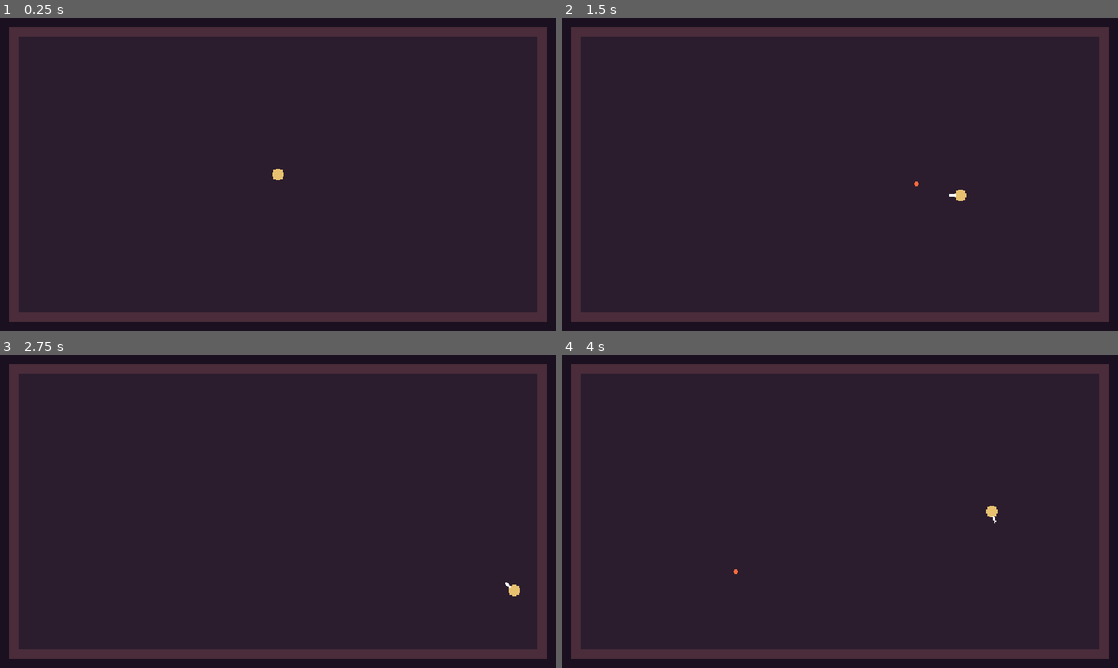
Above: before the commit, frames 1-4 (two rows, left to right).
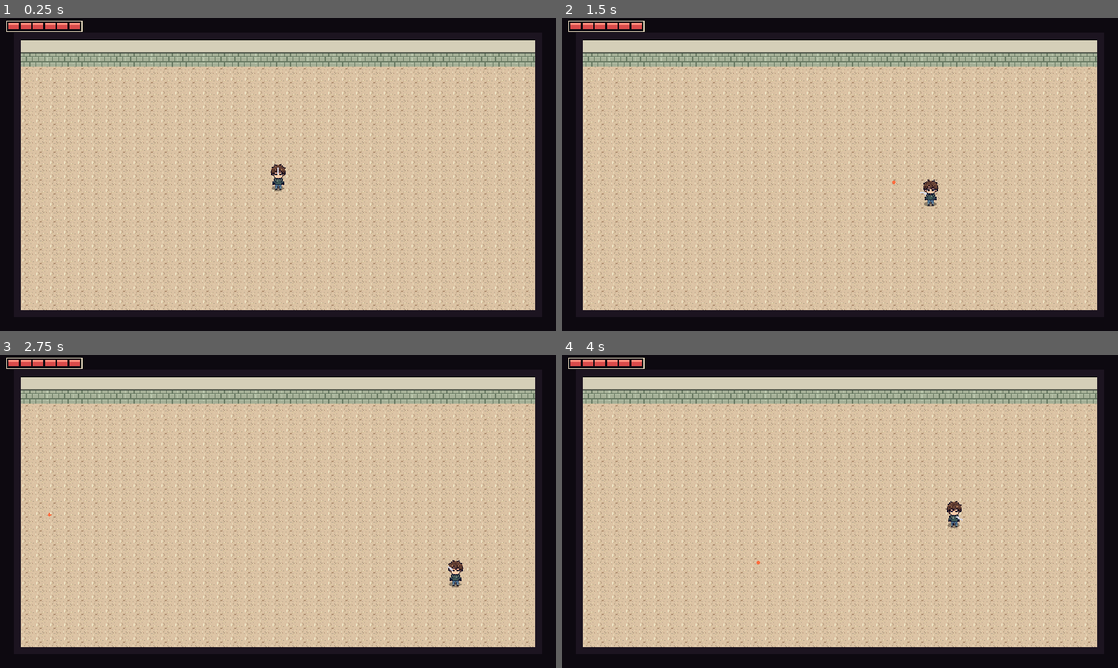
Above: after the commit, the same moments.

Repository: JorgeVitor30/iferno
Game: Godot game, scene res://scenes/main.tscn
Two runs of this game, one before a commit and one after it. Both use one fixed random seed, a clock stepped at 60 frames per second and the inputs below.
Inputs (mouse positions are in pixels of both pictures, inside the frame that each line leads up to):
- Up to frame 1 (0.25 s): no input
- Up to frame 2 (1.5 s): tap Enter at 0.5 s; move the mouse to (962, 158) at 0.52 s; hold D (move_right) 0.53-1.28 s; tap Space (dodge) at 0.6 s; move the mouse to (728, 190) at 1.27 s; hold S (move_down) from 1.28 s (still down); click (728, 190) at 1.35 s
- Up to frame 3 (2.75 s): move the mouse to (333, 442) at 2.02 s; release S (move_down) at 2.03 s; hold D (move_right) from 2.03 s (still down); tap Space (dodge) at 2.1 s
- Up to frame 4 (4 s): move the mouse to (812, 574) at 2.77 s; release D (move_right) at 2.78 s; hold W (move_up) 2.78-3.53 s; click (812, 574) at 2.85 s; move the mouse to (1006, 558) at 3.52 s; hold A (move_left) from 3.53 s (still down); tap Space (dodge) at 3.6 s

The runs differ from the first frame. In frame 1, 89% of the frame differs, in the area x 1-99%, y 0-98%; in frame 2, 89%; in frame 3, 89%; in frame 4, 89%.

Commit message:
feat(player): usa sprites na sala, afasta a câmera e adiciona barra de vida
- Resolução base 640x360 e estudante com 30px de altura
- 6 pontos de vida, invencibilidade após hit e durante o roll
- Barra de vida no HUD; tecla H causa dano para teste

Co-Authored-By: Claude Opus 5.5 <noreply@anthropic.com>

Diff:
--- a/project.godot
+++ b/project.godot
@@ -7,10 +7,10 @@
 config/features=PackedStringArray("4.7", "GL Compatibility")
 
 [display]
-window/size/viewport_width=480
-window/size/viewport_height=270
-window/size/window_width_override=1440
-window/size/window_height_override=810
+window/size/viewport_width=640
+window/size/viewport_height=360
+window/size/window_width_override=1280
+window/size/window_height_override=720
 window/stretch/mode="viewport"
 window/stretch/scale_mode="integer"
 
@@ -20,6 +20,7 @@
 move_up={"deadzone": 0.2, "events": [Object(InputEventKey,"physical_keycode":87)]}
 move_down={"deadzone": 0.2, "events": [Object(InputEventKey,"physical_keycode":83)]}
 dodge={"deadzone": 0.2, "events": [Object(InputEventKey,"physical_keycode":32), Object(InputEventMouseButton,"button_index":2)]}
+debug_hit={"deadzone": 0.2, "events": [Object(InputEventKey,"physical_keycode":72)]}
 shoot={"deadzone": 0.2, "events": [Object(InputEventMouseButton,"button_index":1)]}
 
 [rendering]
--- a/scenes/main.tscn
+++ b/scenes/main.tscn
@@ -1,10 +1,20 @@
-[gd_scene load_steps=3 format=3]
+[gd_scene load_steps=4 format=3]
 
 [ext_resource type="Script" path="res://scripts/main.gd" id="1"]
 [ext_resource type="PackedScene" path="res://scenes/player.tscn" id="2"]
+[ext_resource type="Script" path="res://scripts/health_bar.gd" id="3"]
 
 [node name="Main" type="Node2D"]
 script = ExtResource("1")
 
 [node name="Player" parent="." instance=ExtResource("2")]
-position = Vector2(240, 135)
+position = Vector2(320, 196)
+
+[node name="HUD" type="CanvasLayer" parent="."]
+
+[node name="HealthBar" type="Control" parent="HUD"]
+offset_left = 8.0
+offset_top = 4.0
+offset_right = 108.0
+offset_bottom = 16.0
+script = ExtResource("3")
--- a/scenes/player.tscn
+++ b/scenes/player.tscn
@@ -1,6 +1,7 @@
-[gd_scene load_steps=3 format=3]
+[gd_scene load_steps=4 format=3]
 
 [ext_resource type="Script" path="res://scripts/player.gd" id="1"]
+[ext_resource type="Texture2D" path="res://assets/sprites/student_small.png" id="2"]
 
 [sub_resource type="CircleShape2D" id="1"]
 radius = 5.0
@@ -10,3 +11,12 @@
 
 [node name="CollisionShape2D" type="CollisionShape2D" parent="."]
 shape = SubResource("1")
+
+[node name="Sprite2D" type="Sprite2D" parent="."]
+position = Vector2(0, -13)
+texture = ExtResource("2")
+
+[node name="Gun" type="Line2D" parent="."]
+points = PackedVector2Array(0, 0, 0, 0)
+width = 2.0
+default_color = Color(0.85, 0.85, 0.9, 1)
--- /dev/null
+++ b/scripts/health_bar.gd
@@ -0,0 +1,32 @@
+extends Control
+## Barra de vida em segmentos (1 segmento = 1 hit).
+
+const SEG_SIZE := Vector2(12, 7)
+const GAP := 2.0
+const PAD := 2.0
+const COLOR_FULL := Color("d94a4a")
+const COLOR_SHINE := Color("ff8a7a")
+const COLOR_EMPTY := Color("3a2230")
+const COLOR_FRAME := Color("0d0910")
+const COLOR_BORDER := Color("e8dcc0")
+
+var max_hp := 6
+var hp := 6
+
+func set_health(new_hp: int, new_max: int) -> void:
+	hp = new_hp
+	max_hp = new_max
+	queue_redraw()
+
+func _draw() -> void:
+	var w := PAD * 2 + max_hp * SEG_SIZE.x + (max_hp - 1) * GAP
+	var h := PAD * 2 + SEG_SIZE.y
+	draw_rect(Rect2(-1, -1, w + 2, h + 2), COLOR_BORDER)
+	draw_rect(Rect2(0, 0, w, h), COLOR_FRAME)
+	for i in max_hp:
+		var pos := Vector2(PAD + i * (SEG_SIZE.x + GAP), PAD)
+		if i < hp:
+			draw_rect(Rect2(pos, SEG_SIZE), COLOR_FULL)
+			draw_rect(Rect2(pos, Vector2(SEG_SIZE.x, 2)), COLOR_SHINE)
+		else:
+			draw_rect(Rect2(pos, SEG_SIZE), COLOR_EMPTY)
--- a/scripts/main.gd
+++ b/scripts/main.gd
@@ -1,15 +1,38 @@
 extends Node2D
-## Sala de teste: chão + paredes com colisão (placeholder até termos tileset).
+## Sala de teste no estilo 3/4 (tipo top-down com paredes "em pé").
+## A parede de cima mostra a face frontal; laterais e de baixo mostram só o topo escuro.
 
-const ROOM := Rect2(16, 16, 448, 238)
-const WALL := 8.0
+const FLOOR_TEX := preload("res://assets/tilesets/floor_tile.png")
+const WALL_TEX := preload("res://assets/tilesets/wall_front.png")
+
+const ROOM := Rect2(24, 56, 592, 280)  # área de chão andável
+const WALL_FACE_H := 31.0              # altura da face da parede de cima
+const CAP := 8.0                       # espessura do topo escuro das paredes
+const CAP_COLOR := Color("1c1420")
 
 func _ready() -> void:
+	$Player.health_changed.connect($HUD/HealthBar.set_health)
+	$HUD/HealthBar.set_health($Player.hp, $Player.max_hp)
+	_add_tiled_sprite(FLOOR_TEX, ROOM)
+	_add_tiled_sprite(WALL_TEX, Rect2(ROOM.position.x, ROOM.position.y - WALL_FACE_H, ROOM.size.x, WALL_FACE_H))
+
 	var r := ROOM
-	_add_wall(Rect2(r.position.x - WALL, r.position.y - WALL, r.size.x + WALL * 2, WALL)) # cima
-	_add_wall(Rect2(r.position.x - WALL, r.end.y, r.size.x + WALL * 2, WALL))           # baixo
-	_add_wall(Rect2(r.position.x - WALL, r.position.y, WALL, r.size.y))                 # esquerda
-	_add_wall(Rect2(r.end.x, r.position.y, WALL, r.size.y))                             # direita
+	# Colisões: a de cima cobre a face da parede, as outras ficam no topo escuro.
+	_add_wall(Rect2(r.position.x - CAP, r.position.y - WALL_FACE_H - CAP, r.size.x + CAP * 2, WALL_FACE_H + CAP))
+	_add_wall(Rect2(r.position.x - CAP, r.end.y, r.size.x + CAP * 2, CAP))
+	_add_wall(Rect2(r.position.x - CAP, r.position.y - WALL_FACE_H, CAP, r.size.y + WALL_FACE_H))
+	_add_wall(Rect2(r.end.x, r.position.y - WALL_FACE_H, CAP, r.size.y + WALL_FACE_H))
+
+func _add_tiled_sprite(tex: Texture2D, rect: Rect2) -> void:
+	var s := Sprite2D.new()
+	s.texture = tex
+	s.centered = false
+	s.texture_repeat = CanvasItem.TEXTURE_REPEAT_ENABLED
+	s.region_enabled = true
+	s.region_rect = Rect2(Vector2.ZERO, rect.size)
+	s.position = rect.position
+	add_child(s)
+	move_child(s, 0) # desenha antes do jogador
 
 func _add_wall(rect: Rect2) -> void:
 	var body := StaticBody2D.new()
@@ -22,6 +45,8 @@
 	add_child(body)
 
 func _draw() -> void:
-	draw_rect(Rect2(Vector2.ZERO, Vector2(480, 270)), Color("1a1020"))
-	draw_rect(ROOM.grow(WALL), Color("4a2c3a"))
-	draw_rect(ROOM, Color("2b1d2e"))
+	# Fundo + topo escuro das paredes (desenhado atrás do chão e da face).
+	draw_rect(Rect2(Vector2.ZERO, Vector2(640, 360)), Color("0d0910"))
+	var outer := Rect2(ROOM.position.x - CAP, ROOM.position.y - WALL_FACE_H - CAP,
+		ROOM.size.x + CAP * 2, ROOM.size.y + WALL_FACE_H + CAP * 2)
+	draw_rect(outer, CAP_COLOR)
--- a/scripts/player.gd
+++ b/scripts/player.gd
@@ -2,6 +2,12 @@
 ## Jogador: WASD anda, mouse mira, botão esquerdo atira, espaço/botão direito = dodge roll.
 
 const BULLET := preload("res://scenes/bullet.tscn")
+
+signal health_changed(hp: int, max_hp: int)
+signal died
+
+@export var max_hp := 6
+@export var invuln_time := 0.8 # invencibilidade depois de tomar hit
 
 @export var speed := 90.0
 @export var roll_speed := 190.0
@@ -11,6 +17,29 @@
 var _roll_timer := 0.0
 var _roll_dir := Vector2.ZERO
 var _fire_cd := 0.0
+var _invuln_timer := 0.0
+var hp := 0
+
+func _ready() -> void:
+	hp = max_hp
+	health_changed.emit(hp, max_hp)
+
+func take_damage(amount: int = 1) -> void:
+	if hp <= 0 or is_rolling() or _invuln_timer > 0.0:
+		return
+	hp = max(hp - amount, 0)
+	_invuln_timer = invuln_time
+	health_changed.emit(hp, max_hp)
+	if hp == 0:
+		_die()
+
+func _die() -> void:
+	set_physics_process(false)
+	$Sprite2D.modulate = Color(1, 0.3, 0.3)
+	died.emit()
+	# Por enquanto: reinicia a sala depois de 1s.
+	await get_tree().create_timer(1.0).timeout
+	get_tree().reload_current_scene()
 
 func is_rolling() -> bool:
 	return _roll_timer > 0.0 # use isso pra invencibilidade no roll
@@ -18,6 +47,9 @@
 func _physics_process(delta: float) -> void:
 	var input := Input.get_vector("move_left", "move_right", "move_up", "move_down")
 	_fire_cd -= delta
+	_invuln_timer = max(_invuln_timer - delta, 0.0)
+	if Input.is_action_just_pressed("debug_hit"): # H = tomar dano (teste)
+		take_damage()
 	if is_rolling():
 		_roll_timer -= delta
 		velocity = _roll_dir * roll_speed
@@ -29,18 +61,26 @@
 		elif Input.is_action_pressed("shoot") and _fire_cd <= 0.0:
 			_shoot()
 	move_and_slide()
-	queue_redraw()
 
 func _shoot() -> void:
 	_fire_cd = fire_rate
 	var dir := (get_global_mouse_position() - global_position).normalized()
 	var b := BULLET.instantiate()
-	b.global_position = global_position + dir * 8.0
+	b.global_position = global_position + Vector2(0, -12) + dir * 12.0
 	b.direction = dir
 	get_parent().add_child(b)
 
+func _process(_delta: float) -> void:
+	var aim := (get_global_mouse_position() - global_position).normalized()
+	$Sprite2D.flip_h = aim.x < 0.0
+	if hp > 0:
+		var blink := _invuln_timer > 0.0 and int(_invuln_timer * 20.0) % 2 == 0
+		$Sprite2D.modulate.a = 0.5 if is_rolling() or blink else 1.0
+	# "Arma" placeholder: linha saindo da altura da mão.
+	var hand := Vector2(0, -12)
+	$Gun.points = PackedVector2Array([hand + aim * 4.0, hand + aim * 12.0])
+
 func _draw() -> void:
-	var body_color := Color("e8c170", 0.5 if is_rolling() else 1.0)
-	draw_circle(Vector2.ZERO, 5.0, body_color)
-	var aim := get_local_mouse_position().normalized()
-	draw_line(aim * 4.0, aim * 10.0, Color.WHITE, 2.0)
+	# Sombra no pé
+	draw_set_transform(Vector2.ZERO, 0.0, Vector2(1.0, 0.45))
+	draw_circle(Vector2.ZERO, 7.0, Color(0, 0, 0, 0.35))
Not shown, added: scripts/health_bar.gd.uid
